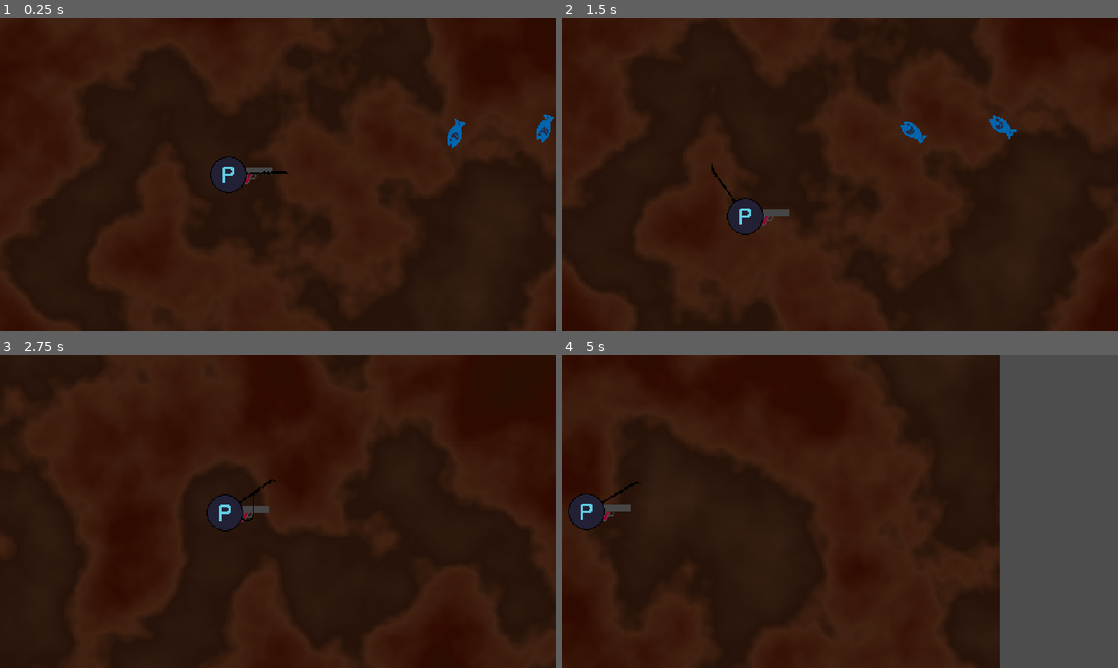
Above: before the commit, frames 1-4 (two rows, left to right).
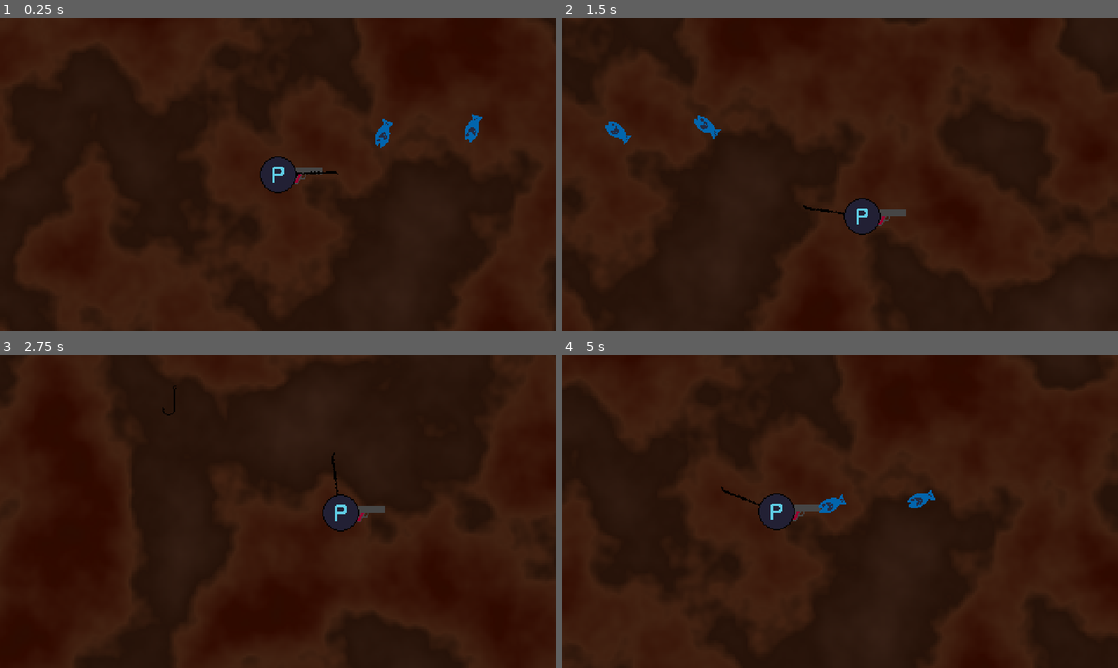
Above: after the commit, the same moments.

Repository: BaldurThor/CGDD
Game: Godot game, scene res://scenes/main.tscn
Same seed, same stepped clock (60 frames per second), same inputs: the game is played once before the commit and once after it.
Inputs (mouse positions are in pixels of both pictures, inside the frame that each line leads up to):
- Up to frame 1 (0.25 s): no input
- Up to frame 2 (1.5 s): tap Enter at 0.5 s; move the mouse to (962, 158) at 0.52 s; hold D (move_right) 0.53-1.28 s; click (962, 158) at 0.67 s; move the mouse to (728, 190) at 1.27 s; hold S (move_down) from 1.28 s (still down); click (728, 190) at 1.42 s
- Up to frame 3 (2.75 s): move the mouse to (333, 442) at 2.02 s; release S (move_down) at 2.03 s; hold D (move_right) from 2.03 s (still down); click (333, 442) at 2.17 s
- Up to frame 4 (5 s): move the mouse to (812, 574) at 2.77 s; release D (move_right) at 2.78 s; hold W (move_up) 2.78-3.53 s; click (812, 574) at 2.92 s; move the mouse to (1006, 558) at 3.52 s; hold A (move_left) from 3.53 s (still down); click (1006, 558) at 3.67 s; move the mouse to (673, 464) at 4.27 s; click (673, 464) at 4.42 s

The runs differ from the first frame. In frame 1, 5.5% of the frame differs, in the area x 0-100%, y 0-100%; in frame 2, 5.9%; in frame 3, 4.0%; in frame 4, 25%, in the area x 1-100%, y 0-100%.
Error before the commit: Invalid access to property or key 'enab' on a base object of type 'CollisionShape2D'. (res://scripts/rod_swivel.gd:29)

Commit message:
some collider bs

Diff:
--- a/project.godot
+++ b/project.godot
@@ -55,6 +55,14 @@
 ]
 }
 
+[layer_names]
+
+2d_physics/layer_1="Player"
+2d_physics/layer_2="Enemy"
+2d_physics/layer_3="Bullets"
+2d_physics/layer_4="Fish"
+2d_physics/layer_5="Hook"
+
 [physics]
 
 2d/default_gravity=0.0
--- a/scenes/enemy.tscn
+++ b/scenes/enemy.tscn
@@ -14,6 +14,8 @@
 radius = 16.0
 
 [node name="Enemy" type="CharacterBody2D"]
+collision_layer = 2
+collision_mask = 17
 script = ExtResource("1_v1m1f")
 enemy_type = SubResource("Resource_wyp1h")
 
--- a/scenes/fish.tscn
+++ b/scenes/fish.tscn
@@ -15,6 +15,10 @@
 texture = ExtResource("1_wtkh2")
 flip_h = true
 
-[node name="Fish_Collider" type="CollisionShape2D" parent="."]
+[node name="StaticBody2D" type="StaticBody2D" parent="."]
+collision_layer = 8
+collision_mask = 16
+
+[node name="Fish_Collider" type="CollisionShape2D" parent="StaticBody2D"]
 rotation = 1.5708
 shape = SubResource("CapsuleShape2D_txrt0")
--- a/scenes/player.tscn
+++ b/scenes/player.tscn
@@ -8,6 +8,7 @@
 [ext_resource type="Script" path="res://scripts/rod_swivel.gd" id="6_swhb5"]
 [ext_resource type="Texture2D" uid="uid://cfyf3iuyo4vwe" path="res://assets/rod_placeholder.png" id="7_l7pv7"]
 [ext_resource type="Texture2D" uid="uid://c83n6xs666osf" path="res://assets/hook.png" id="8_a574o"]
+[ext_resource type="Script" path="res://scripts/hook.gd" id="8_qymma"]
 
 [sub_resource type="ShaderMaterial" id="ShaderMaterial_upf5s"]
 shader = ExtResource("2_k5ka0")
@@ -40,6 +41,7 @@
 height = 28.0
 
 [node name="Player" type="CharacterBody2D"]
+collision_mask = 2
 script = ExtResource("1_8f13i")
 
 [node name="BGSprite" type="Sprite2D" parent="."]
@@ -88,6 +90,9 @@
 texture = ExtResource("7_l7pv7")
 
 [node name="hook" type="StaticBody2D" parent="RodSwivel"]
+collision_layer = 16
+collision_mask = 10
+script = ExtResource("8_qymma")
 
 [node name="hookSprite2D" type="Sprite2D" parent="RodSwivel/hook"]
 scale = Vector2(0.05, 0.05)
--- /dev/null
+++ b/scripts/hook.gd
@@ -0,0 +1,63 @@
+extends StaticBody2D
+class_name hook
+
+var player: Player = null
+var hook_sprite : Sprite2D = null
+
+# the possision of the hook when it is cast
+var pos := Vector2(0,0)
+
+var is_cast : bool = false
+
+@export var button_id : MouseButton = 1
+
+@export_category("Hook power")
+@export var min_power : int = 50
+@export var max_power : int = 150
+
+
+# Called when the node enters the scene tree for the first time.
+func _ready() -> void:
+	player = GameManager.get_player()
+	hook_sprite = $hookSprite2D
+
+# Called every frame. 'delta' is the elapsed time since the previous frame.
+func _process(delta: float) -> void:
+	# lock the hook rotation
+	global_rotation = 0.0
+
+	# makes sure that the hook does not move with the player when cast
+	if is_cast:
+		set_global_position(pos)
+
+
+func _input(event: InputEvent) -> void:
+	# check if a mouse button was pressed
+	if event is InputEventMouseButton:
+		# check if it is the button we want and that it was pressed down
+		if event.get_button_index() == button_id and event.is_pressed():
+			if !is_cast:
+				# Cast the hook
+				var direction = Vector2(1,0).rotated($"..".rotation)
+				# TODO need to make something better for this as there is no control over how far yo cast the hook
+				var hook_force = (min_power + max_power) / 2
+
+				is_cast = true
+
+				hook_sprite.visible = is_cast
+				var col : KinematicCollision2D = move_and_collide(direction * hook_force)
+				pos = get_global_position()
+				print(pos)
+				if col:
+					print(col.get_collider().get_class())
+
+
+
+			else:
+				# Retract the hook
+				is_cast = false
+
+				hook_sprite.visible = is_cast
+
+				set_position(Vector2(0,0))
+				pos = Vector2(0,0)
--- a/scripts/rod_swivel.gd
+++ b/scripts/rod_swivel.gd
@@ -1,53 +1,6 @@
 extends Node2D
 
-var player: Player = null
-
-
-var hook : StaticBody2D = null
-var hook_sprite : Sprite2D = null
-var hook_collider : CollisionShape2D
-
-var is_cast : bool = false
-
-@export var button_id : MouseButton = 1
-
-@export_category("Hook power")
-@export var min_power : int = 50
-@export var max_power : int = 150
-
-func _ready() -> void:
-	player = GameManager.get_player()
-	hook = $hook
-	hook_sprite = $hook/hookSprite2D
-	hook_collider = $hook/hookCollisionShape2D
 
 # Called every frame. 'delta' is the elapsed time since the previous frame.
 func _process(_delta: float) -> void:
 	look_at(get_global_mouse_position())
-	# lock the hook rotation
-	hook.global_rotation = 0.0
-	hook_collider.enab
-
-
-func _input(event: InputEvent) -> void:
-	if event is InputEventMouseButton:
-		if event.get_button_index() == button_id and event.is_pressed():
-			if !is_cast:
-				# Cast the hook
-				var direction =  Vector2(1,0)
-				var hook_force = randf_range(min_power, max_power)
-
-				is_cast = true
-
-				hook_sprite.visible = is_cast
-				var col : KinematicCollision2D = hook.move_and_collide(direction * hook_force)
-
-				hook_collider.is_coll
-
-			else:
-				# Retract the hook
-				is_cast = false
-
-				hook_sprite.visible = is_cast
-
-				hook.set_position(Vector2(0,0))
Not shown: 1 places in scenes/player.tscn that only renumber resources
